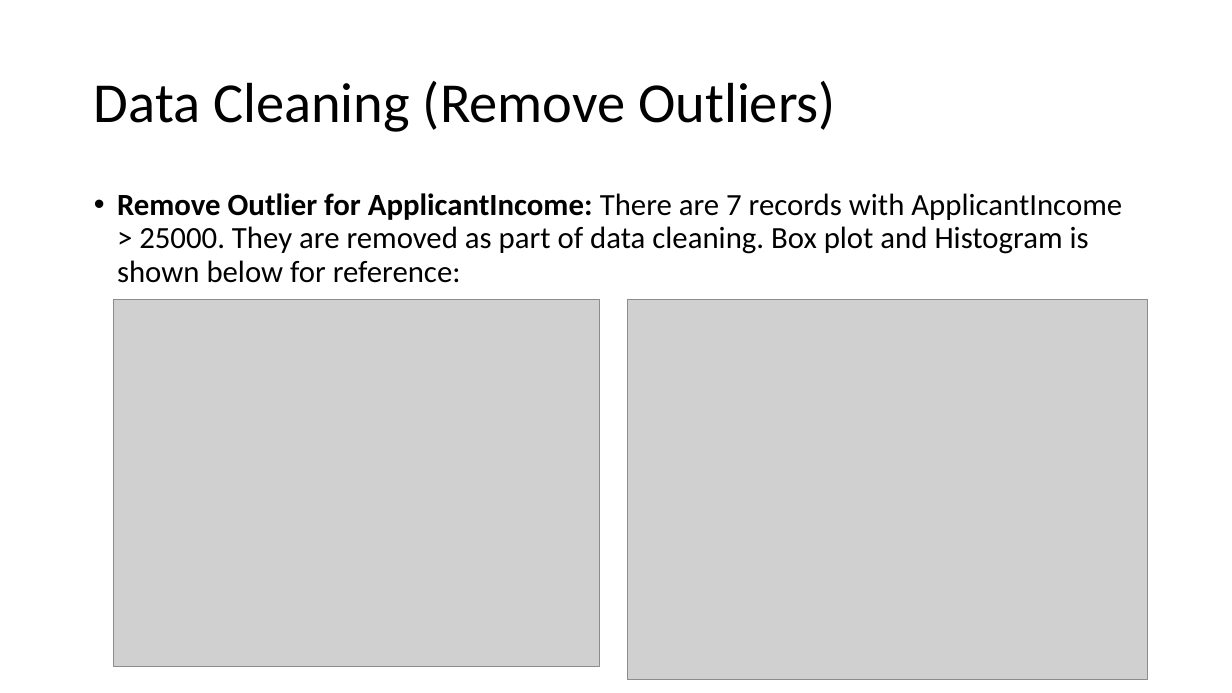
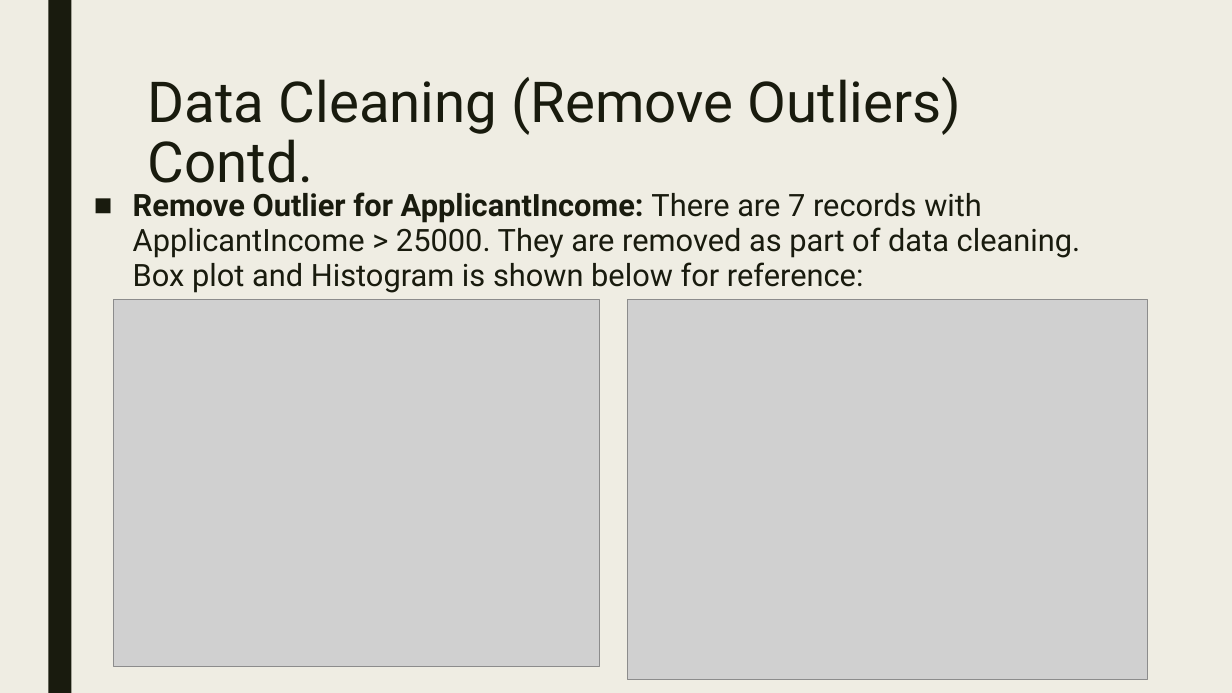
Before and after one commit to krisgop2010/Analytics, a slide deck: slide 12 of HomeLoanAnalytics/HomeLoanAnalytics.pptx. Drawn at 1232x693 pixels with LibreOffice and Linux fonts; fonts in the diff are those of the drawing; grey boxes stand for pictures. Boxes give left, top, right and bottom in pixels: in the first picture for what was removed or moved away, otherwise in the second. Text is boxed around its words. In the diff, an @@ line names an element or a change of style, - is before the commit and + after.

```diff
--- a/HomeLoanAnalytics/HomeLoanAnalytics.pptx
+++ b/HomeLoanAnalytics/HomeLoanAnalytics.pptx
@@ background #FFFFFF to #EFEDE3 @@
@@ rectangle added at (48,0,71,693), fill #191B0E @@
@@ title "Data Cleaning (Remove Outliers) Contd." at (148,77,962,195): vertical alignment middle to top @@
@@ title at (148,77,962,195): text changed; font Calibri to Roboto; text colour #000000 to #191B0E @@
-Data Cleaning (Remove Outliers)
+Data Cleaning (Remove Outliers) Contd.
@@ text "Remove Outlier for ApplicantIncome: There ..." at (133,192,1081,293): font Calibri to Roboto, text colour #000000 to #191B0E; bullet • to ■; line spacing 0.9 to 0.94; more space between paragraphs @@
```
Also in this commit, not shown: 20 other slides changed, 2 slides added, 1 slide removed, 2 other files.
